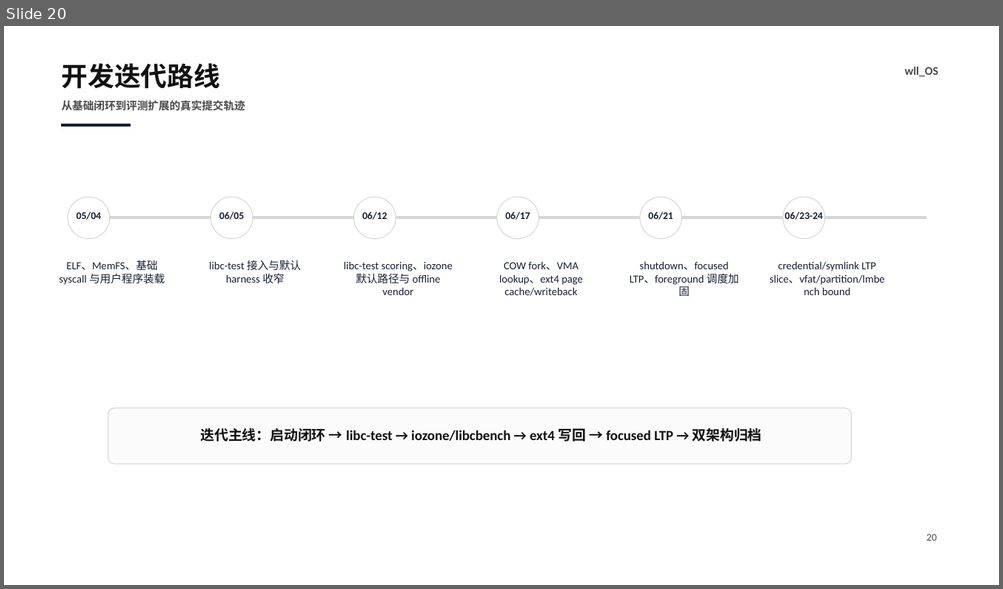
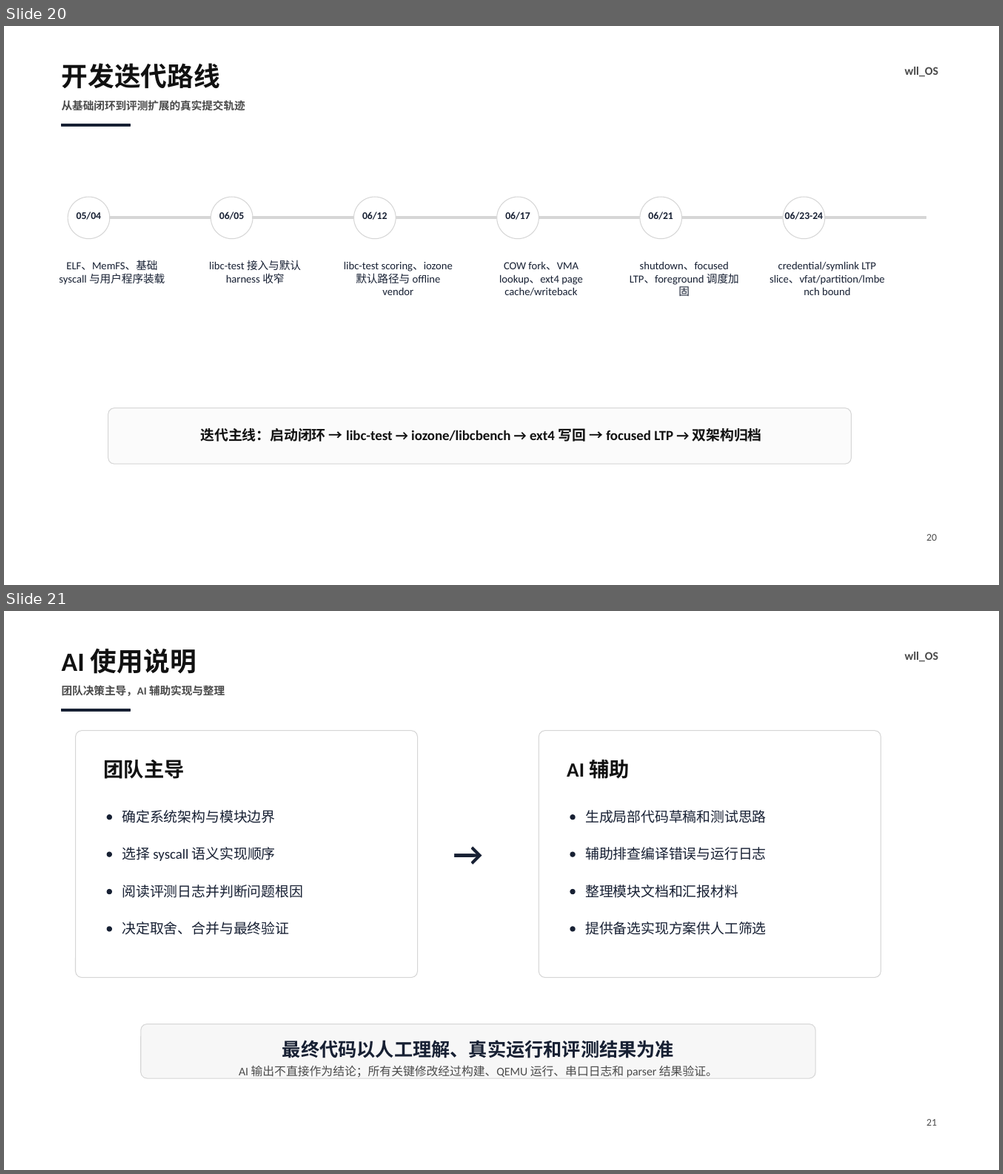
Before and after one commit to wbq2005/wll_os, a slide deck: 12345初赛汇报.pptx. Shown one above the other, each under a label of ours: slide 20 before the commit, slides 20 and 21 after it. The pictures are 1003x589 and 1003x1174 pixels, drawn with LibreOffice and Linux fonts; fonts in the diff are those of the drawing. Boxes give left, top, right and bottom in pixels: in the first picture for what was removed or moved away, otherwise in the second. Text is boxed around its words. In the diff, an @@ line names an element or a change of style, - is before the commit and + after.

Commit message:
feat(ltp): expand process group coverage
AI 辅助说明：本次提交使用 AI 编程助手辅助进行代码检索、问题定位、补丁草拟、文档整理和回归验证命令组织。AI 输出仅作为工程辅助参考；关键设计取舍、实现合入、测试结果判断和最终提交由团队成员审阅确认。

本次提交涉及 LTP process-group 语义改进、默认 case 列表调整、验证记录整理以及汇报 PPT 更新，均经过人工检查，并使用实际构建和 focused LTP 日志进行验证。

```diff
--- a/12345初赛汇报.pptx
+++ b/12345初赛汇报.pptx
@@ slide 21 added at (4, 611, 999, 1170), background #FFFFFF @@
@@ text added at (62, 648, 196, 674), 25.5 pt, text #111111, bold @@
+AI 使用说明
@@ text added at (905, 652, 939, 661), 11.2 pt, text #4A4A4A, bold @@
+wll_OS
@@ text added at (62, 685, 225, 696), 10.5 pt, text #4A4A4A, bold @@
+团队决策主导，AI 辅助实现与整理
@@ rectangle added at (62, 709, 130, 711), fill #172033, outline #172033 0.75 pt @@
@@ rounded rectangle added at (76, 730, 418, 977), fill #FFFFFF, outline #D6D6D6 0.75 pt @@
@@ rounded rectangle added at (539, 730, 881, 977), fill #FFFFFF, outline #D6D6D6 0.75 pt @@
@@ text added at (103, 760, 184, 779), 19.5 pt, text #111111, bold @@
+团队主导
@@ text added at (566, 760, 629, 779), 19.5 pt, text #111111, bold @@
+AI 辅助
@@ text added at (122, 810, 276, 823), 13.5 pt, text #172033 @@
+确定系统架构与模块边界
@@ text added at (585, 810, 765, 823), 13.5 pt, text #172033 @@
+生成局部代码草稿和测试思路
@@ ellipse added at (107, 815, 112, 820), fill #172033 @@
@@ ellipse added at (569, 815, 575, 820), fill #172033 @@
@@ ellipse added at (107, 852, 112, 857), fill #172033 @@
@@ text added at (122, 847, 276, 861), 13.5 pt, text #172033 @@
+选择 syscall 语义实现顺序
@@ text added at (435, 833, 502, 875), 31.5 pt, text #172033, bold @@
+→
@@ ellipse added at (569, 852, 575, 857), fill #172033 @@
@@ text added at (585, 847, 765, 860), 13.5 pt, text #172033 @@
+辅助排查编译错误与运行日志
@@ ellipse added at (107, 889, 112, 894), fill #172033 @@
@@ text added at (122, 885, 303, 898), 13.5 pt, text #172033 @@
+阅读评测日志并判断问题根因
@@ ellipse added at (569, 889, 575, 894), fill #172033 @@
@@ text added at (585, 885, 738, 898), 13.5 pt, text #172033 @@
+整理模块文档和汇报材料
@@ ellipse added at (107, 926, 112, 932), fill #172033 @@
@@ text added at (122, 922, 290, 935), 13.5 pt, text #172033 @@
+决定取舍、合并与最终验证
@@ ellipse added at (569, 926, 575, 932), fill #172033 @@
@@ text added at (585, 922, 765, 935), 13.5 pt, text #172033 @@
+提供备选实现方案供人工筛选
@@ rounded rectangle added at (141, 1025, 815, 1079), fill #F7F7F7, outline #D6D6D6 0.75 pt @@
@@ text added at (282, 1040, 674, 1059), 18 pt, text #172033, bold @@
+最终代码以人工理解、真实运行和评测结果为准
@@ text added at (239, 1065, 717, 1078), 11.2 pt, text #4A4A4A @@
+AI 输出不直接作为结论；所有关键修改经过构建、QEMU 运行、串口日志和 parser 结果验证。
@@ text added at (926, 1119, 936, 1126), 9.8 pt, text #4A4A4A @@
+21
```
Also in this commit, not shown: 1 slide changed, 9 other files.
